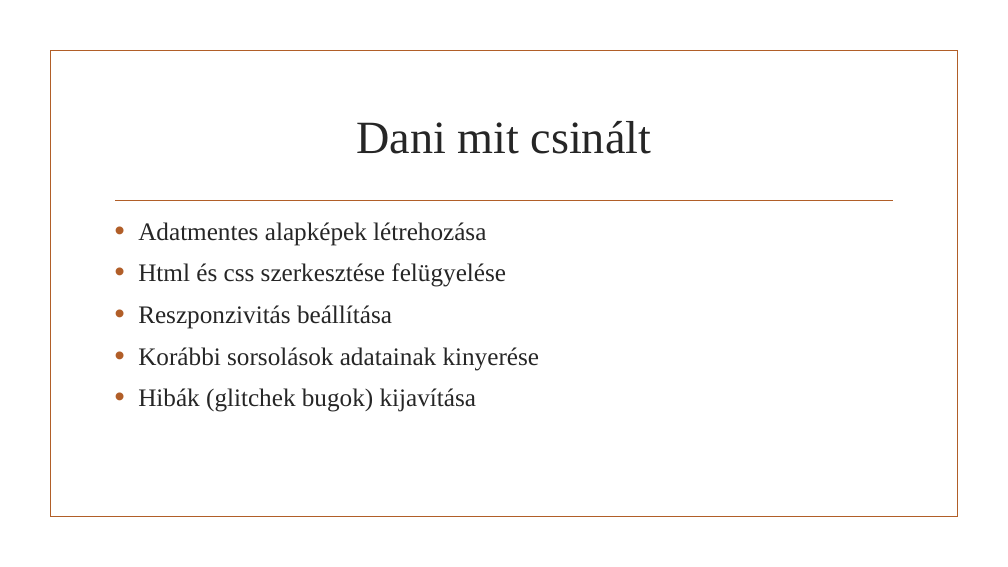
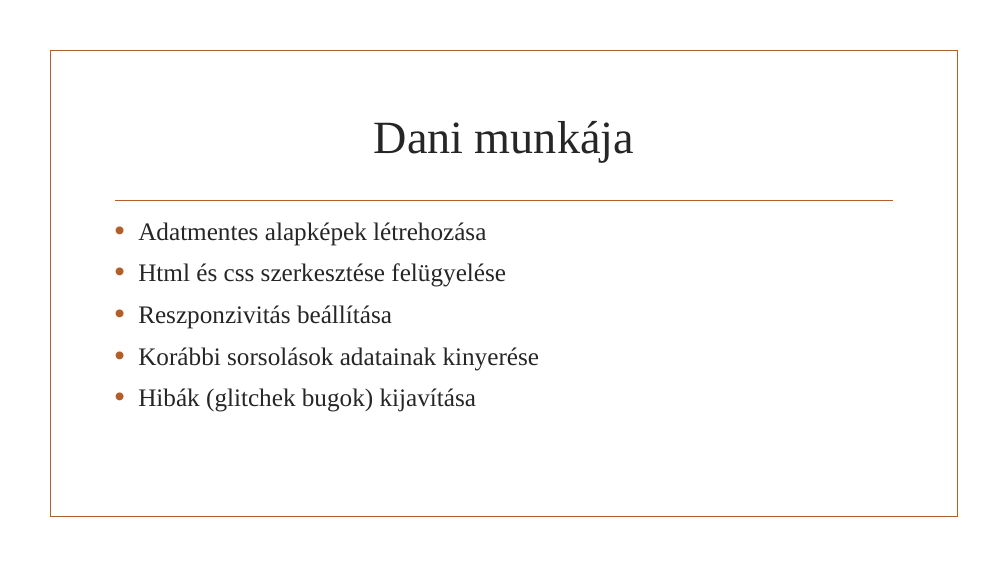
Before and after one commit to baranyidaniel/IKTProjwPeter, a slide deck: slide 4 of IKTProjwPeter.pptx. Drawn at 1008x567 pixels with LibreOffice and Linux fonts; fonts in the diff are those of the drawing; background and template pictures are left out. Boxes give left, top, right and bottom in pixels: in the first picture for what was removed or moved away, otherwise in the second. Text is boxed around its words. In the diff, an @@ line names an element or a change of style, - is before the commit and + after.

```diff
--- a/IKTProjwPeter.pptx
+++ b/IKTProjwPeter.pptx
@@ title at [374,121,634,162]: text changed @@
-Dani mit csinált
+Dani munkája
```
Also in this commit, not shown: 3 other slides changed.
